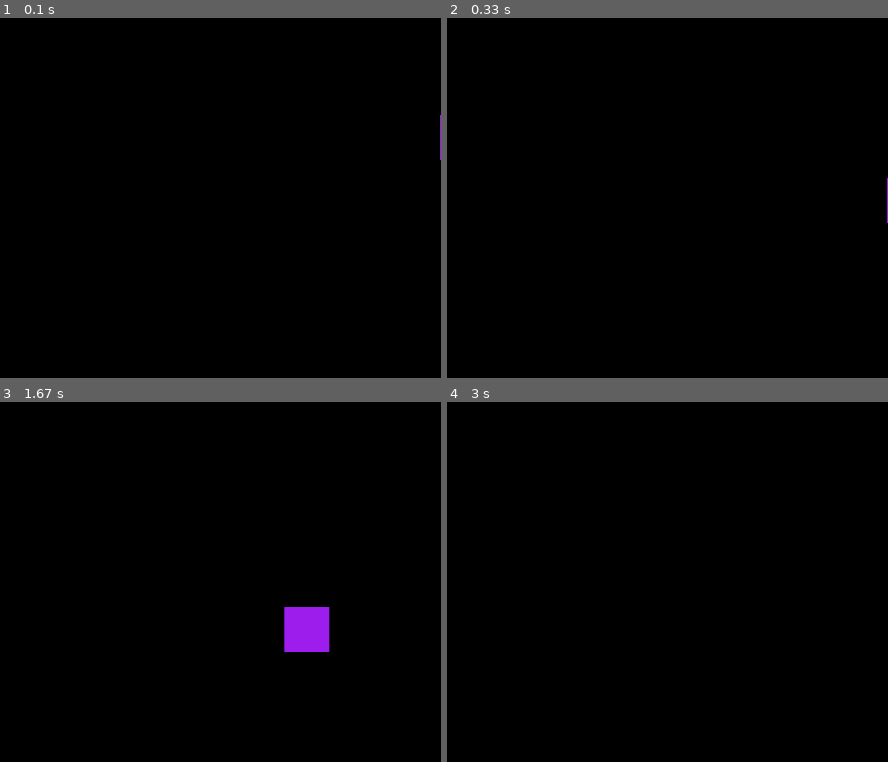
Above: before the commit, frames 1-4 (two rows, left to right).
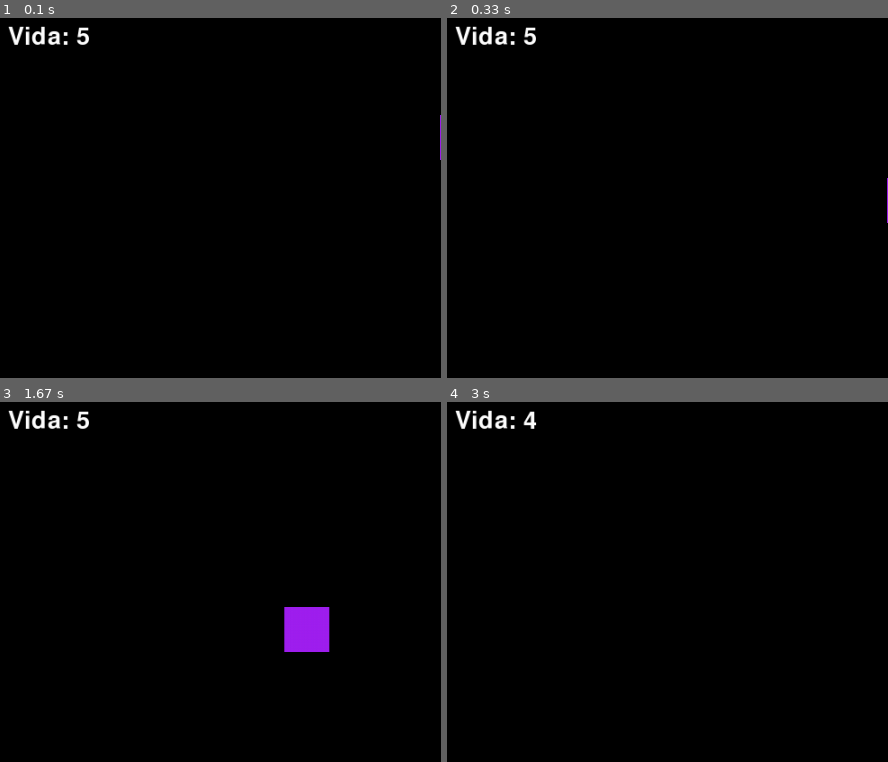
Above: after the commit, the same moments.

Repository: jocsanmj/Pygame
Game: pygame game, started from Game/pygame1.py
The game is run twice, just before and just after one commit, with the same random seed, the same clock (stepped at 60 frames per second) and the same inputs.
Inputs:
- Up to frame 1 (0.1 s): no input
- Up to frame 2 (0.33 s): no input
- Up to frame 3 (1.67 s): hold D 0.33-0.8 s; hold D 0.83-1.3 s; hold A from 1.33 s (still down)
- Up to frame 4 (3 s): release A at 1.87 s; hold A 1.9-2.3 s; hold D 2.33-2.97 s
The pictures show only the part of the screen within x 0-50%, y 2-52%; the shares and areas given below are measured in that part.

The runs differ from the first frame. In frame 1, 0.5% of the frame differs, in the area x 1-21%, y 2-8%; in frame 2, 0.5%; in frame 3, 0.5%; in frame 4, 0.5%.

Commit message:
ci: show the lives of the players on the screen

Diff:
--- a/Game/pygame1.py
+++ b/Game/pygame1.py
@@ -2,17 +2,20 @@
 import random  # Importa el módulo random para generar posiciones aleatorias de los enemigos.
 from personaje import Cubo  # Importa la clase Cubo desde el archivo 'personaje.py'.
 from enemigo import Enemigo  # Importa la clase Enemigo desde el archivo 'enemigo.py'.
+pygame.init() # Inicializa todos los módulos de Pygame.
 
 # Definir el tamaño de la ventana.
 ANCHO = 1000  # Ancho de la ventana.
 ALTO = 800  # Alto de la ventana.
 VENTANA = pygame.display.set_mode([ANCHO, ALTO])  # Crea la ventana del juego con las dimensiones especificadas.
 FPS = 60  # Define la tasa de cuadros por segundo.
+FUENTE = pygame.font.SysFont("Comic Sans", 40)
 
 # Inicializa variables del juego.
 jugando = True  # Bandera para controlar el bucle del juego.
 reloj = pygame.time.Clock()  # Crea un objeto reloj para controlar el tiempo.
 vidas = 5 # Inicializa el número de vidas del jugador.
+puntos = 0 # Inicializa el número de puntos del jugador
 tiempo_pasado = 0  # Variable para rastrear el tiempo pasado.
 tiempo_entre_enemigos = 500  # Intervalo entre la aparición de nuevos enemigos en milisegundos.
 cubo = Cubo(ANCHO/2, ALTO-75)  # Crea una instancia de la clase Cubo en la posición (100, 100).
@@ -51,6 +54,9 @@
     # Obtiene el estado de las teclas presionadas.
     teclas = pygame.key.get_pressed()
 
+    # Renderiza el texto de las vidas en pantalla.
+    texto_vida = FUENTE.render(f"Vida: {vidas}", True, "white") # Crea un objeto de texto para mostrar el número de vidas.
+
     # Llama a la función para gestionar el movimiento del cubo según las teclas presionadas.
     gestionar_teclas(teclas)
 
@@ -75,6 +81,9 @@
             print(f"Te quedan {vidas} Vidas")  # Muestra el número de vidas restantes.
             enemigos.remove(enemigo)  # Elimina al enemigo que colisionó.
 
+    # Dibuja el texto de vidas en la pantalla.
+    VENTANA.blit(texto_vida, (20,20)) # Muestra el número de vidas en la parte superior izquierda.
+
     # Actualiza la pantalla para reflejar los cambios.
     pygame.display.update()
 
